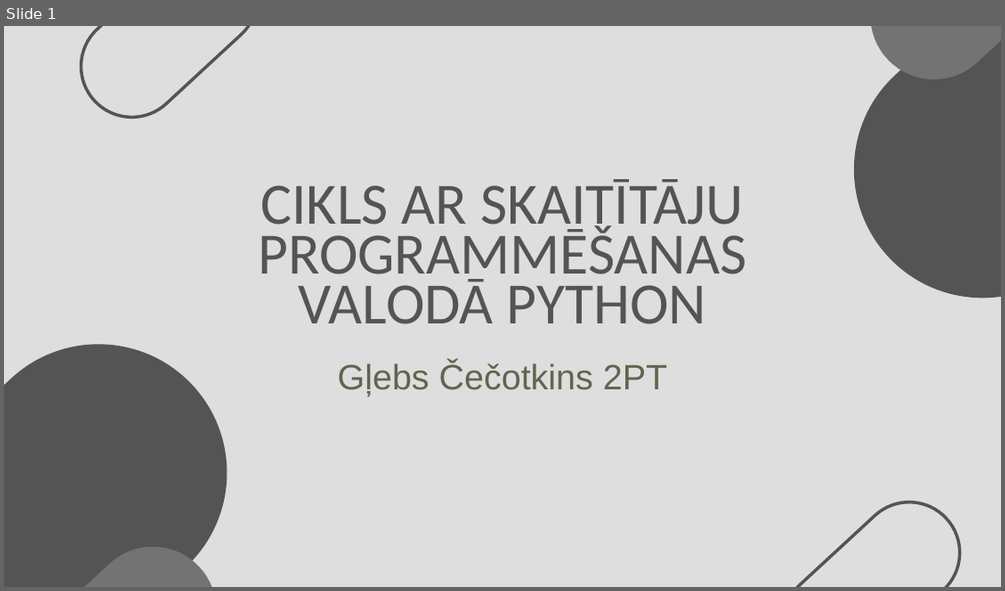
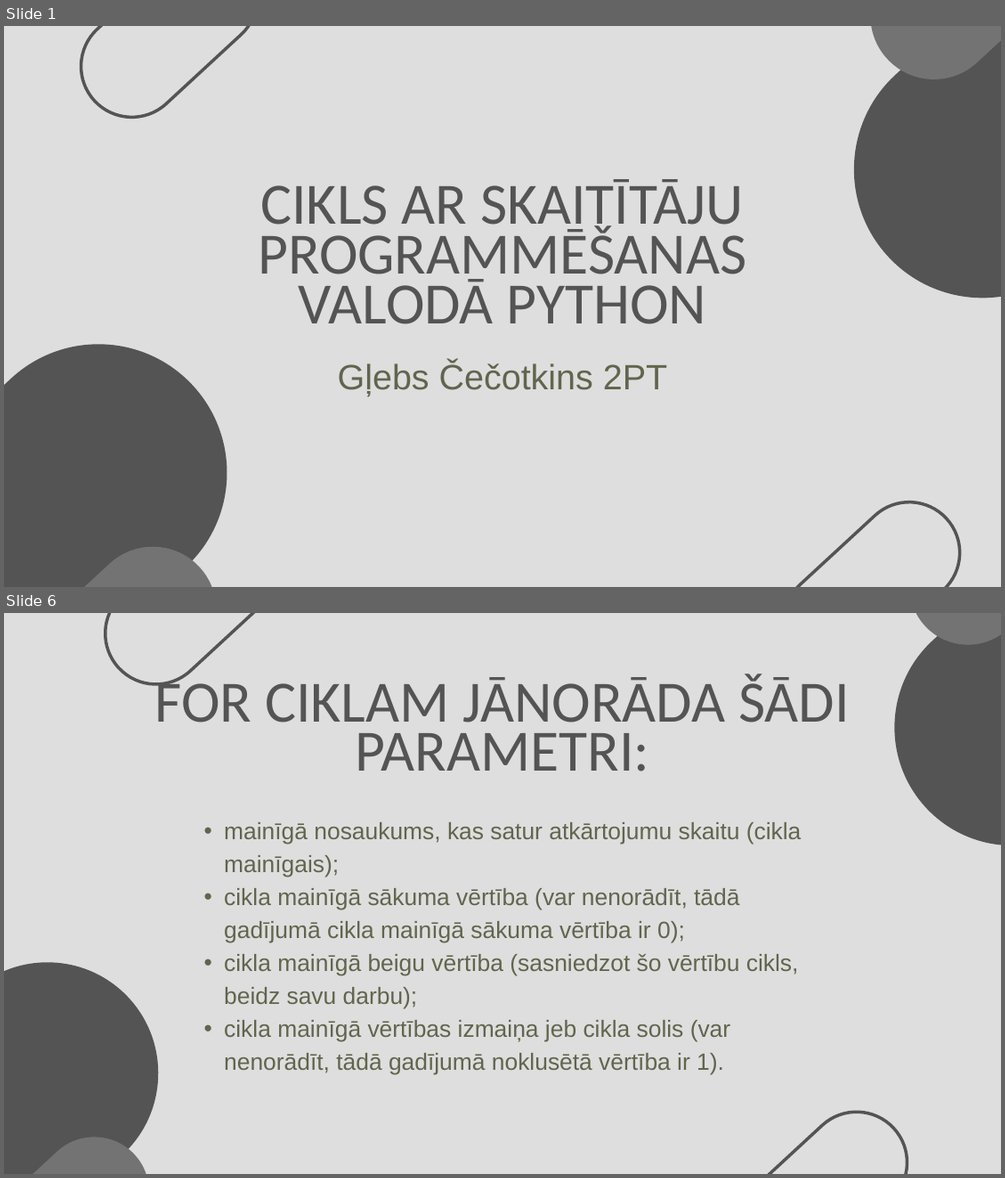
Before and after one commit to 123gleb123/Cecotkins_Eksamens2, a slide deck: Cikls ar skaitītāju programmēšanas valodā Python.pptx. Shown one above the other, each under a label of ours: slide 1 before the commit, slides 1 and 6 after it; the slides between them are not shown. The pictures are 1005x591 and 1005x1178 pixels, drawn with LibreOffice and Linux fonts; fonts in the diff are those of the drawing. Boxes give left, top, right and bottom in pixels: in the first picture for what was removed or moved away, otherwise in the second. Text is boxed around its words. In the diff, an @@ line names an element or a change of style, - is before the commit and + after.

```diff
--- a/Cikls ar skaitītāju programmēšanas valodā Python.pptx
+++ b/Cikls ar skaitītāju programmēšanas valodā Python.pptx
@@ slide 6 added at bbox=[4, 613, 1001, 1174], background #DEDEDE @@
@@ freeform shape added at bbox=[84, 613, 302, 706], outline #545454 4.5 pt @@
@@ freeform shape added at bbox=[846, 613, 1001, 894], fill #545454 @@
@@ freeform shape added at bbox=[885, 613, 1001, 669], fill #737373 @@
@@ text added at bbox=[155, 673, 850, 771], 84.5 pt, text #545454 @@
+FOR CIKLAM JĀNORĀDA ŠĀDI PARAMETRI:
@@ text added at bbox=[224, 822, 801, 1075], 34 pt, text #61654D @@
+  • mainīgā nosaukums, kas satur atkārtojumu skaitu (cikla mainīgais);
+  • cikla mainīgā sākuma vērtība (var nenorādīt, tādā gadījumā cikla mainīgā sākuma vērtība ir 0);
+  • cikla mainīgā beigu vērtība (sasniedzot šo vērtību cikls, beidz savu darbu);
+  • cikla mainīgā vērtības izmaiņa jeb cikla solis (var nenorādīt, tādā gadījumā noklusētā vērtība ir 1).
@@ freeform shape added at bbox=[4, 916, 204, 1174], fill #545454 @@
@@ freeform shape added at bbox=[711, 1091, 928, 1174], outline #545454 4.5 pt @@
@@ freeform shape added at bbox=[4, 1114, 172, 1174], fill #737373 @@
```
Also in this commit, not shown: 15 other slides added, 9 slides removed, 1 other file.
